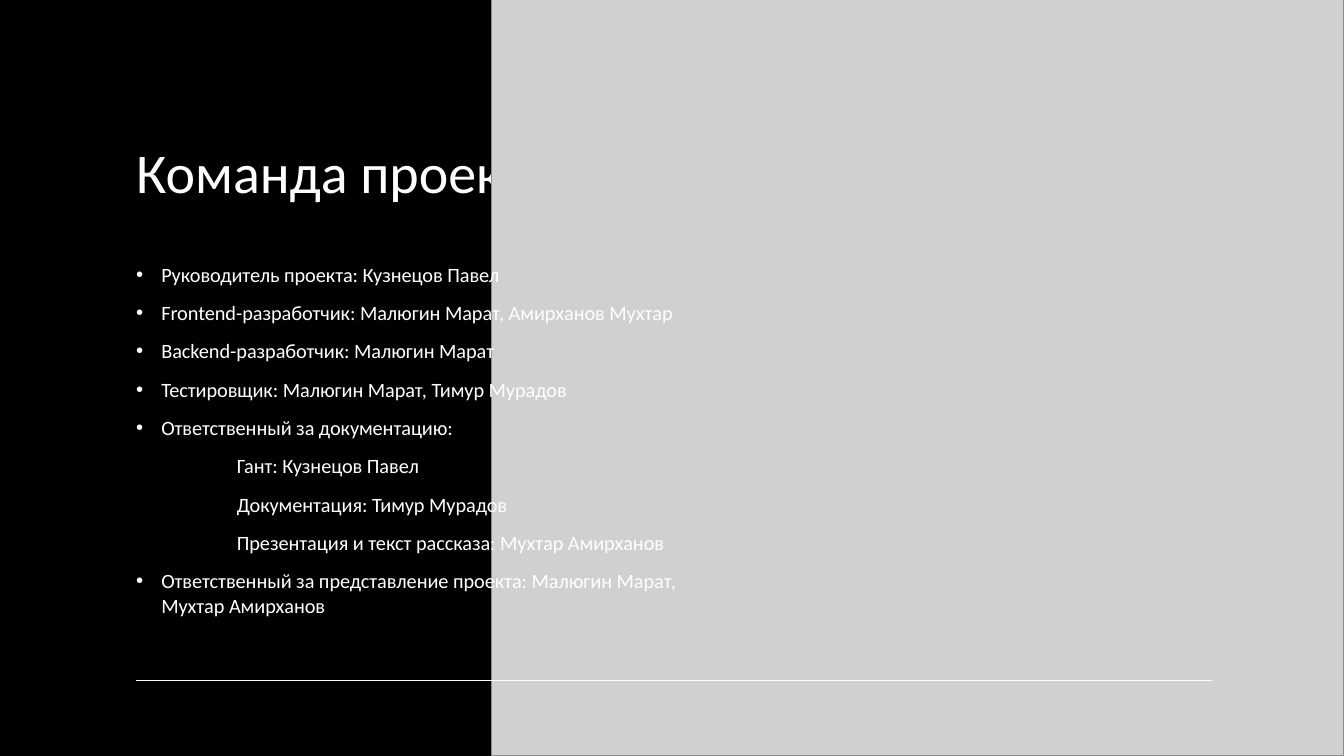
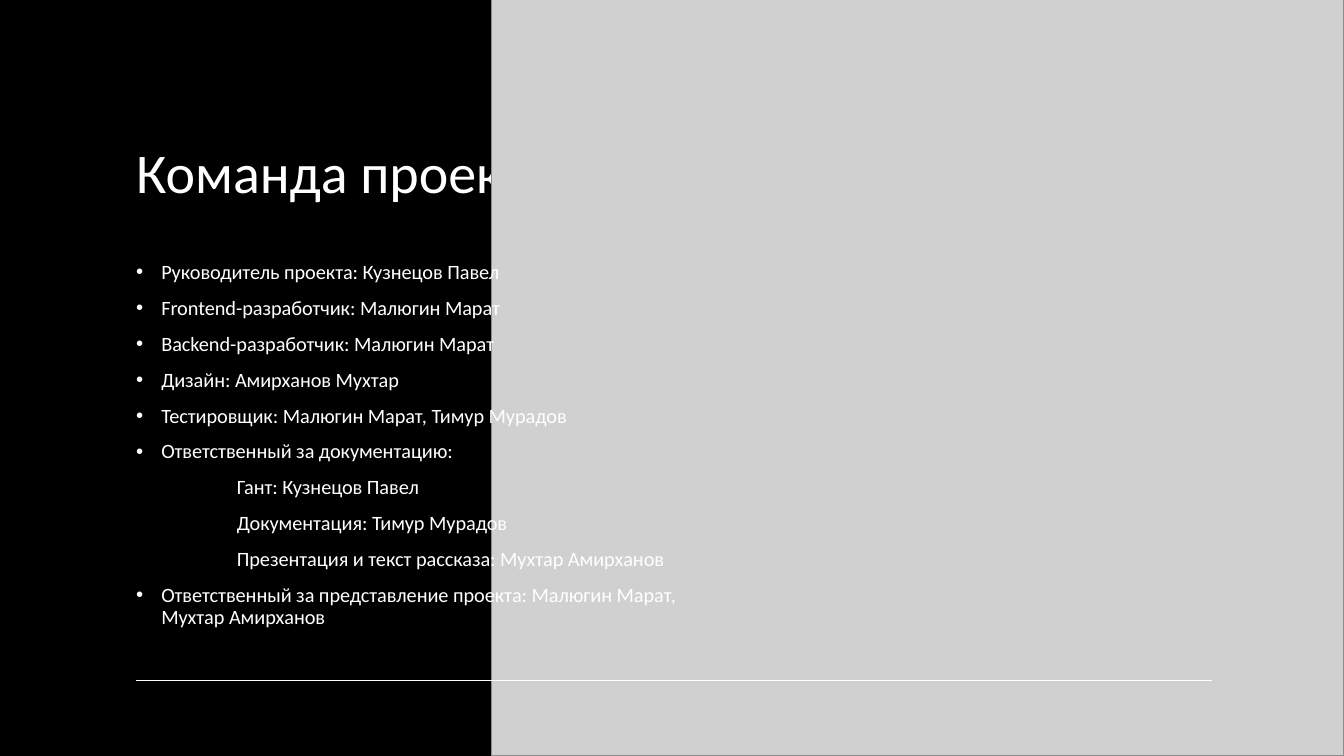
Before and after one commit to JimStoneOL/SportClubFront, a slide deck: slide 2 of Презентация.pptx. Drawn at 1344x756 pixels with LibreOffice and Linux fonts; fonts in the diff are those of the drawing; grey boxes stand for pictures. Boxes give left, top, right and bottom in pixels: in the first picture for what was removed or moved away, otherwise in the second. Text is boxed around its words. In the diff, an @@ line names an element or a change of style, - is before the commit and + after.

Commit message:
Добавлено Мухтаром
Исправлено: заключение
Добавлено: переходы

```diff
--- a/Презентация.pptx
+++ b/Презентация.pptx
@@ text at <box>161,262,676,628</box>: line spacing 1 to 0.9 @@
@@ text at <box>161,298,500,321</box>: text changed @@
-• Frontend-разработчик: Малюгин Марат, Амирханов Мухтар
+• Frontend-разработчик: Малюгин Марат
@@ text at <box>161,373,399,391</box>: paragraph added @@
+• Дизайн: Амирханов Мухтар
```
